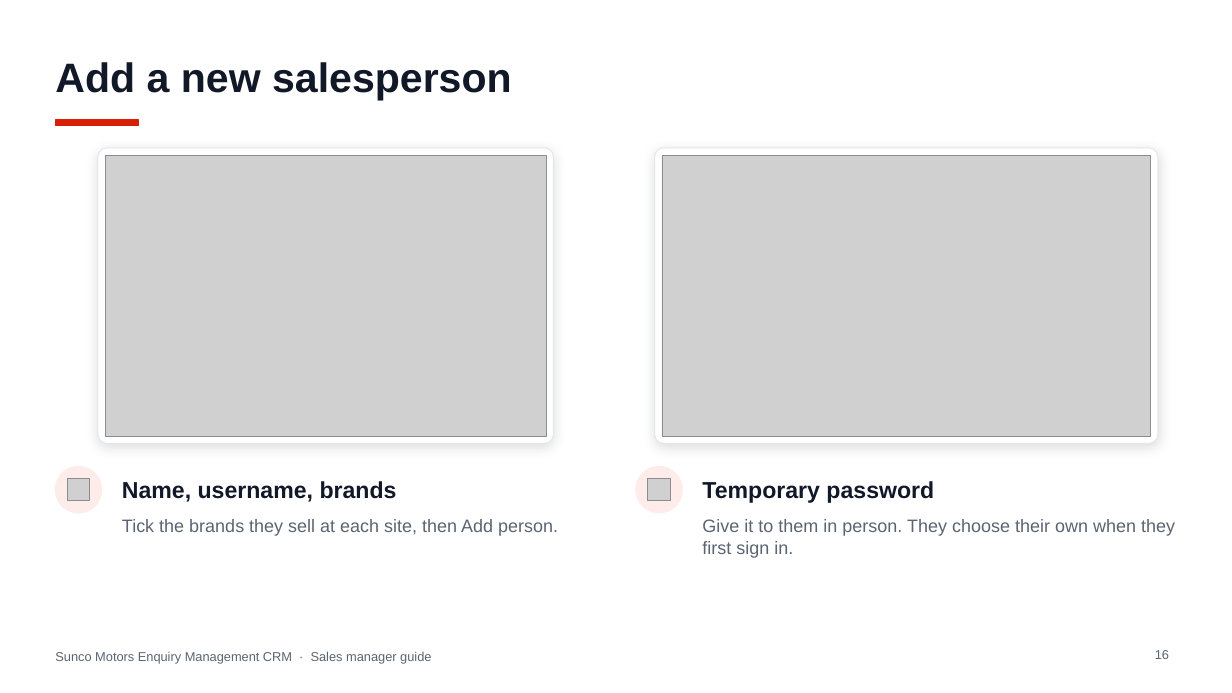
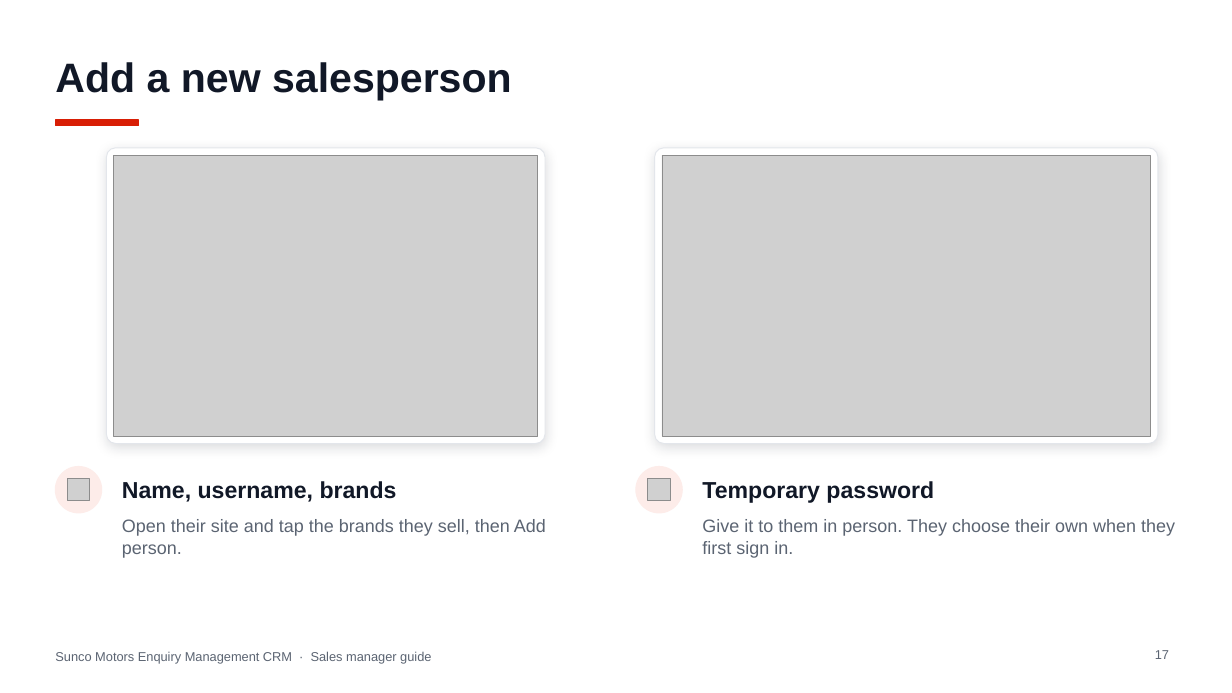
Before and after one commit to jakeeeecurran/walkin-management, a slide deck: slide 17 of docs/training/Sunco-Motors-Enquiry-CRM-Sales-Manager-Guide.pptx (slide 16 before the commit). Drawn at 1232x693 pixels with LibreOffice and Linux fonts; fonts in the diff are those of the drawing; grey boxes stand for pictures. Boxes give left, top, right and bottom in pixels: in the first picture for what was removed or moved away, otherwise in the second. Text is boxed around its words. In the diff, an @@ line names an element or a change of style, - is before the commit and + after.

```diff
--- a/docs/training/Sunco-Motors-Enquiry-CRM-Sales-Manager-Guide.pptx
+++ b/docs/training/Sunco-Motors-Enquiry-CRM-Sales-Manager-Guide.pptx
@@ rounded rectangle: place and size @@
-rounded rectangle at (98, 148, 554, 444)
+rounded rectangle at (106, 148, 545, 444)
@@ picture: place and size @@
-picture at (105, 155, 546, 436)
+picture at (114, 155, 538, 436)
@@ text at (122, 519, 546, 558): text changed @@
-Tick the brands they sell at each site, then Add person.
+Open their site and tap the brands they sell, then Add person.
@@ page number at (1155, 650, 1169, 659): text changed @@
-16
+17
```
Also in this commit, not shown: 6 other slides changed, 6 slides added, 4 other files.
